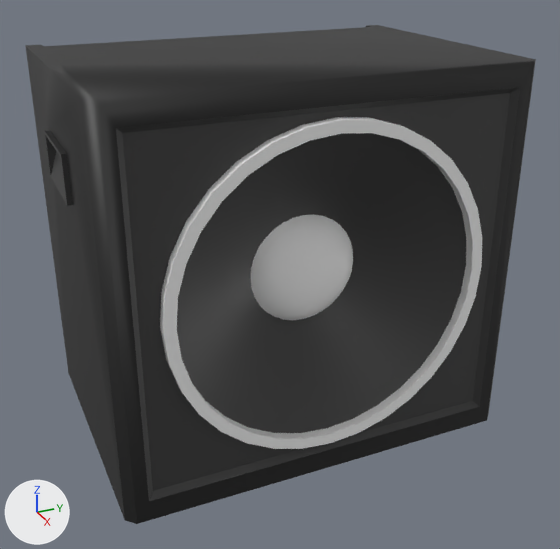
The FBX model Booom/Assets/Prefabs/Map/Decor/Speaker7.fbx: old version first, new version second.
Both versions are drawn from a 50 mm lens placed at (0.92, -0.399, 0.672), pointed at (0.023, 0.005, 0.224). The axes (+X, +Y, +Z) are drawn at lower left. The lights are the same throughout. The first picture is the older version. Where no turn or scale is listed for an object, it has been applied to the vertices.

Before the edit, the objects in view are built like this:
```python
me_speaker_005 = bpy.data.meshes.new('speaker.005')
me_speaker_005.from_pydata(...)  # 357 vertices, 331 faces; spans x -0.19..0.195, y -0.276..0.276, z 0.0..0.521
# faces by material slot: [24, 123, 160, 24]
me_speaker_005.materials.append(mat_material_013)  # black #191919
me_speaker_005.materials.append(mat_blackstruss_001)  # dark grey #3c3c3c
me_speaker_005.materials.append(mat_material_014)  # white #f8f8f8
me_speaker_005.materials.append(mat_material_009)  # white #e7e7e7
ob_speaker_004 = bpy.data.objects.new('speaker.004', me_speaker_005)
ob_speaker_004.location = (0.0, 0.0, 0.0)
```
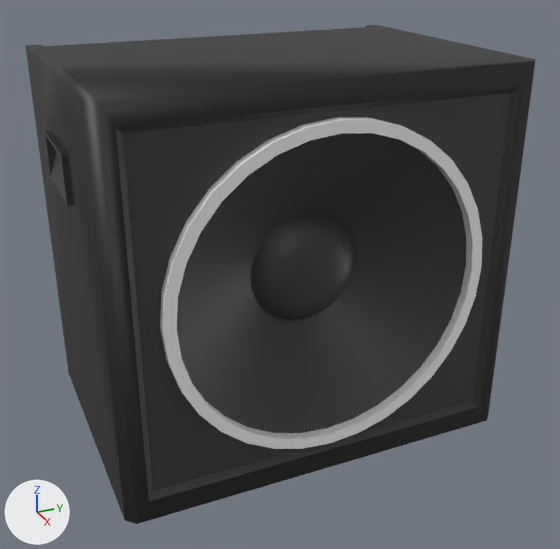
Pixel boxes (x1, y1, x2, y2) of what changed, in the pictures (560 x 549 px):
part 1 of me_speaker_005, recoloured (white to dark grey): (250, 214, 353, 320) in both

The change in detail:
Material 'Middle' (mat_middle) is new.
Its base color is (0.0445, 0.0445, 0.0445) (dark grey #3c3c3c).
me_speaker_005 has 357 vertices, 331 faces and spans x -0.19..0.195, y -0.276..0.276, z 0.0..0.521.
me_speaker_005 is used by ob_speaker_004; location (0.0, 0.0, 0.0).
me_speaker_005 part 1: all 64 faces centred in x 0.108..0.133, y -0.069..0.069, z 0.198..0.337 switch from mat_material_014 (white #f8f8f8) to mat_middle (dark grey #3c3c3c).
